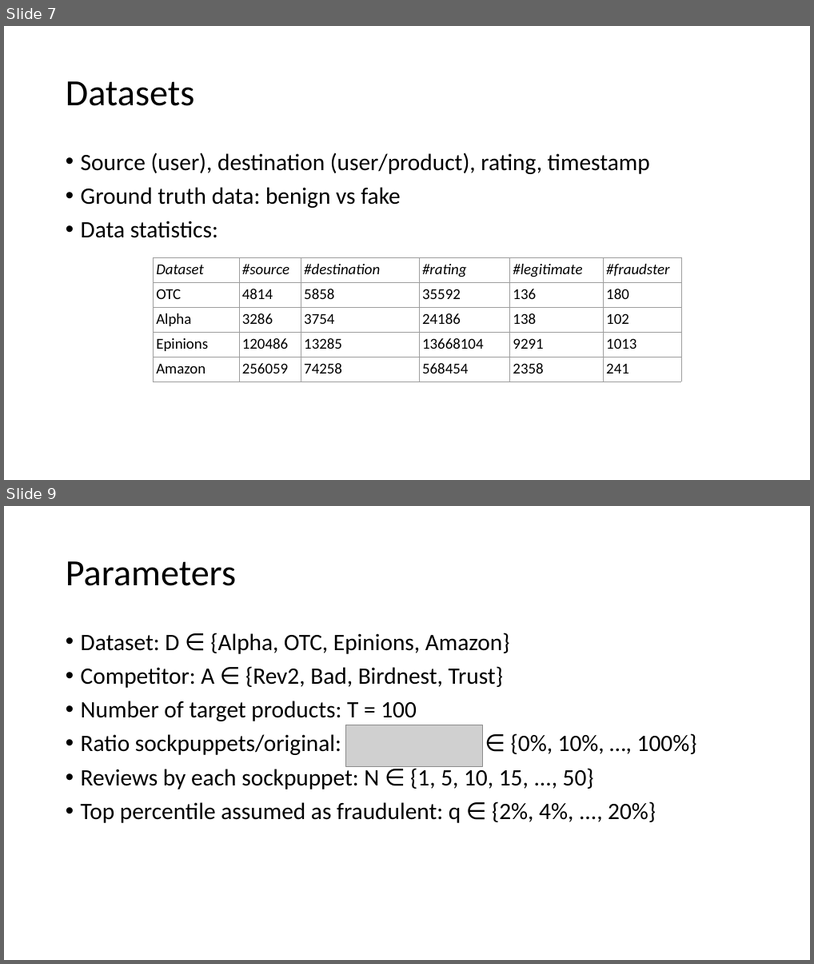
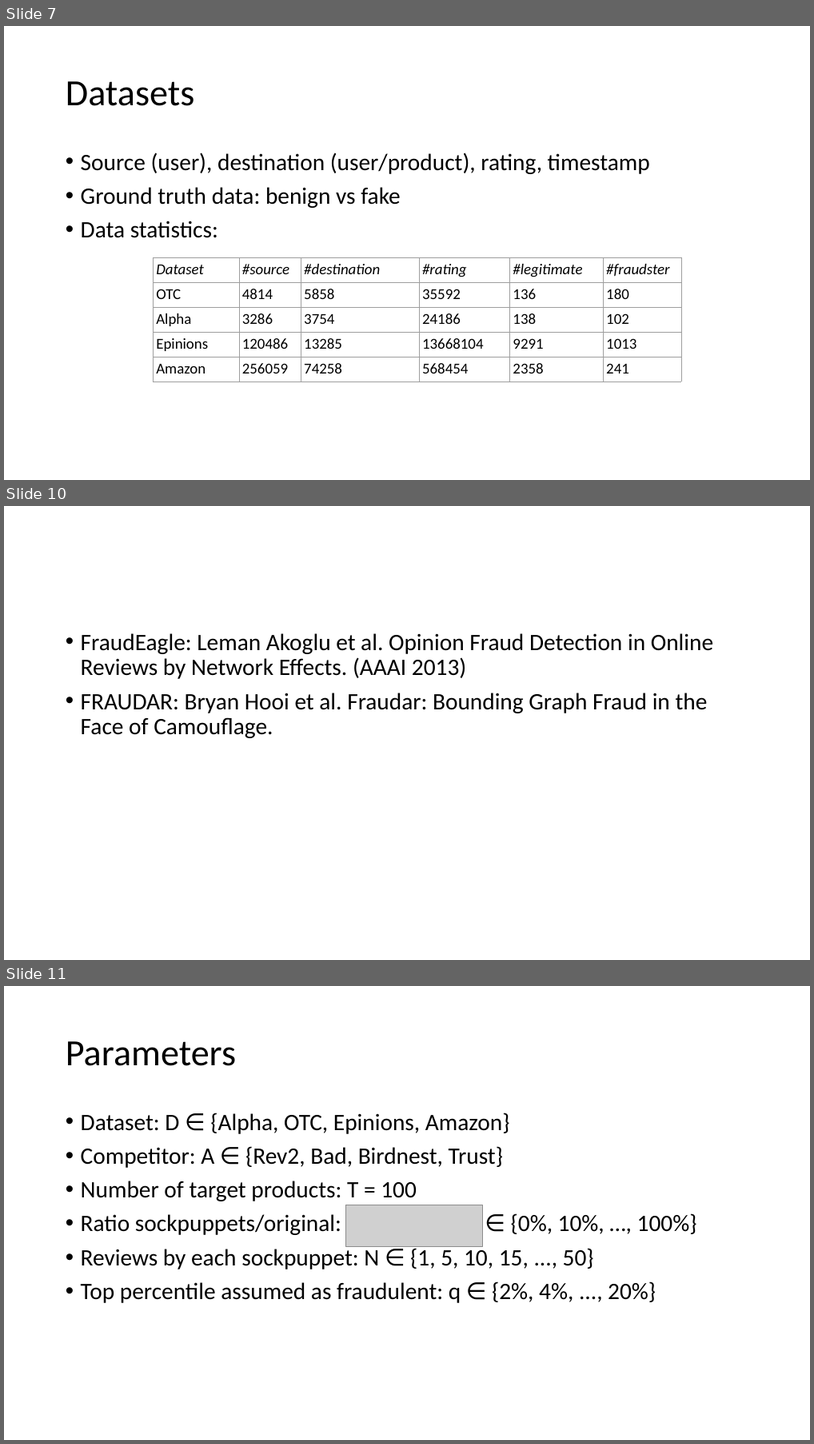
Before and after one commit to rzlll/DataMining, a slide deck: reports/Discussion.pptx. Shown one above the other, each under a label of ours: slides 7 and 9 before the commit, slides 7, 10 and 11 after it; the slides between them are not shown. The pictures are 814x964 and 814x1444 pixels, drawn with LibreOffice and Linux fonts; fonts in the diff are those of the drawing; grey boxes stand for pictures. Boxes give left, top, right and bottom in pixels: in the first picture for what was removed or moved away, otherwise in the second. Text is boxed around its words. In the diff, an @@ line names an element or a change of style, - is before the commit and + after.

```diff
--- a/reports/Discussion.pptx
+++ b/reports/Discussion.pptx
@@ slide 10 added at [4, 506, 810, 960], background #FFFFFF @@
@@ text added at [81, 633, 714, 738], 28 pt, text #000000 @@
+• FraudEagle: Leman Akoglu et al. Opinion Fraud Detection in Online Reviews by Network Effects. (AAAI 2013)
+• FRAUDAR: Bryan Hooi et al. Fraudar: Bounding Graph Fraud in the Face of Camouflage.
@@ what was slide 9 is now slide 11 @@
```
Also in this commit, not shown: 1 slide changed, 1 other slide added, 9 other files.
